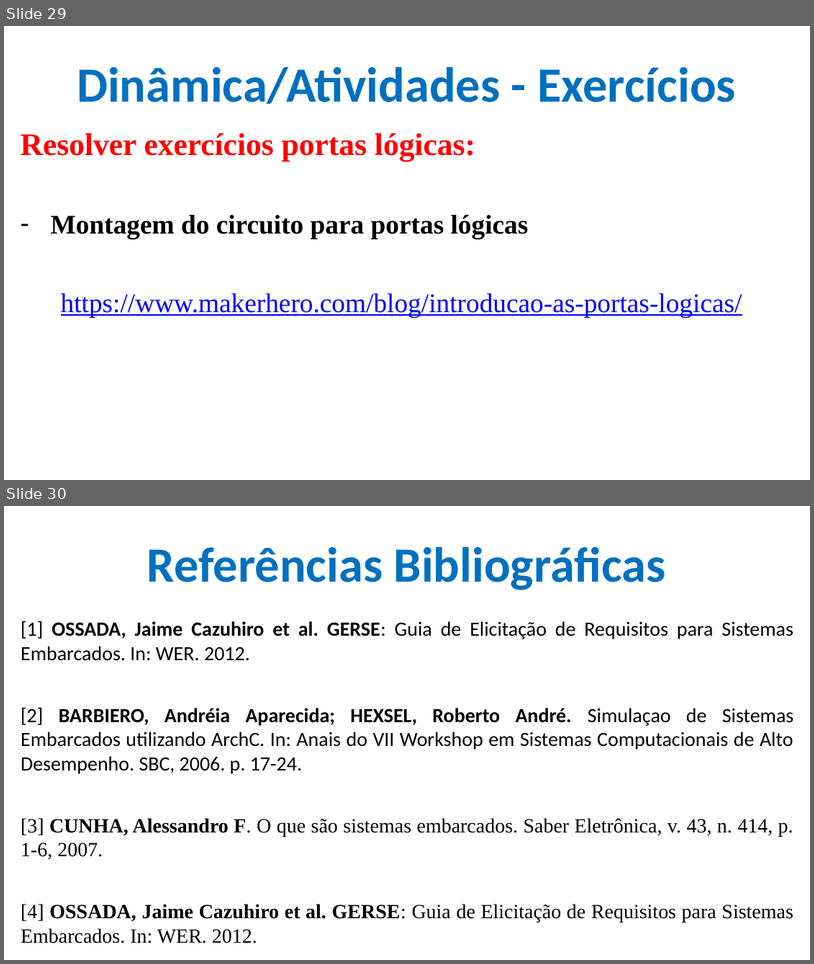
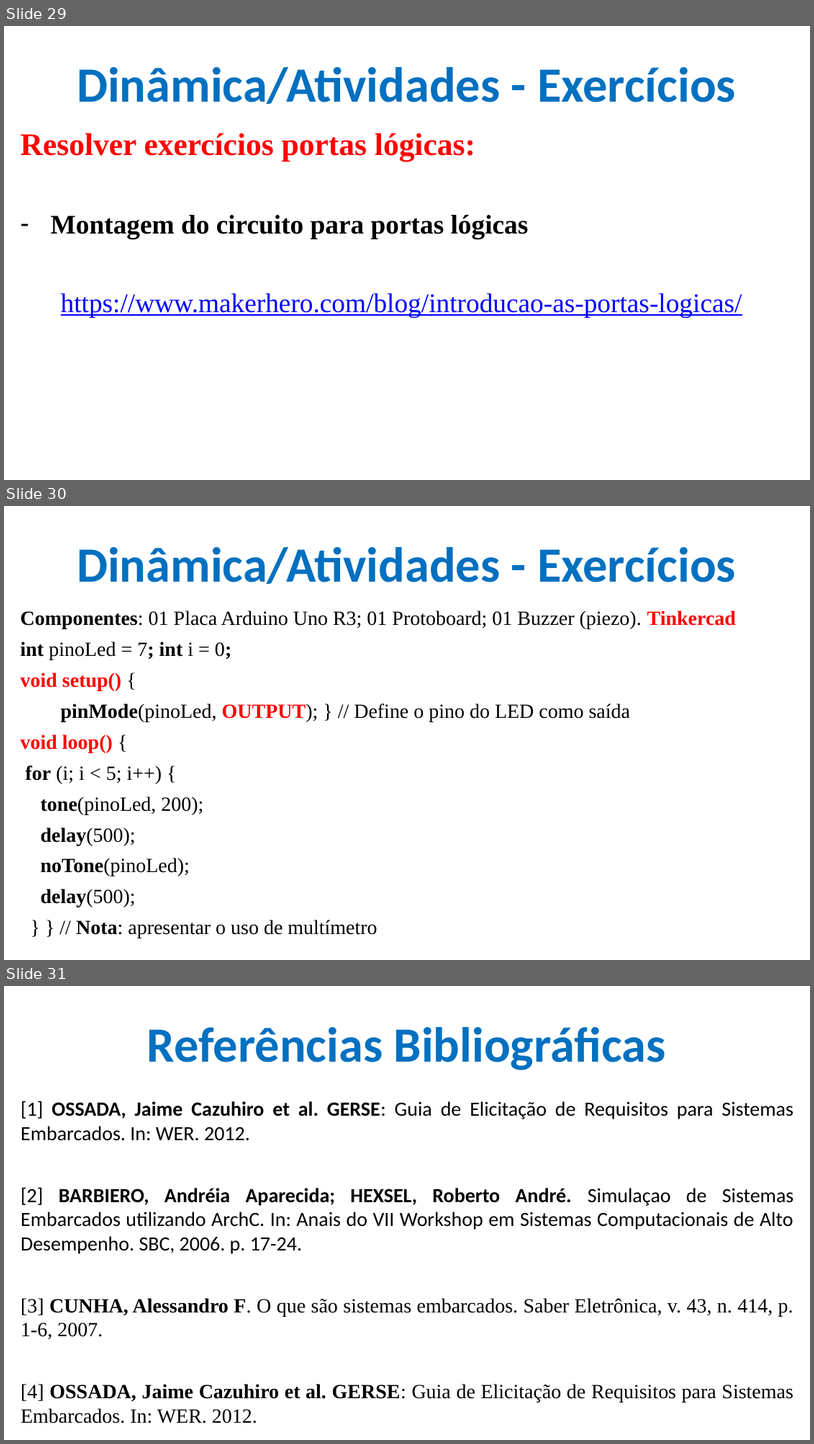
Before and after one commit to CloudEducationBrazil/WydenArea1ProgramacaoMicrocontroladores, a slide deck: 01 Classes/Aula 05 - Programação Microcontroladores - Periféricos Integrados - Portas e Conversores.pptx. Shown one above the other, each under a label of ours: slides 29 and 30 before the commit, slides 29, 30 and 31 after it. The pictures are 814x964 and 814x1444 pixels, drawn with LibreOffice and Linux fonts; fonts in the diff are those of the drawing; background and template pictures are left out. Boxes give left, top, right and bottom in pixels: in the first picture for what was removed or moved away, otherwise in the second. Text is boxed around its words. In the diff, an @@ line names an element or a change of style, - is before the commit and + after.

```diff
--- a/01 Classes/Aula 05 - Programação Microcontroladores - Periféricos Integrados - Portas e Conversores.pptx
+++ b/01 Classes/Aula 05 - Programação Microcontroladores - Periféricos Integrados - Portas e Conversores.pptx
@@ slide 30 added at [4,506,810,960], background picture (left out) @@
@@ title added at [77,547,736,584], 44 pt, text #0070C0, bold @@
+Dinâmica/Atividades - Exercícios
@@ text added at [21,610,736,938], 18 pt, text #000000 @@
+Componentes: 01 Placa Arduino Uno R3; 01 Protoboard; 01 Buzzer (piezo). Tinkercad
+int pinoLed = 7; int i = 0;
+void setup() {
+pinMode(pinoLed, OUTPUT); } // Define o pino do LED como saída
+void loop() {
+for (i; i < 5; i++) {
+tone(pinoLed, 200);
+delay(500);
+noTone(pinoLed);
+delay(500);
+} } // Nota: apresentar o uso de multímetro
@@ what was slide 30 is now slide 31 @@
```
Also in this commit, not shown: 21 other files.
